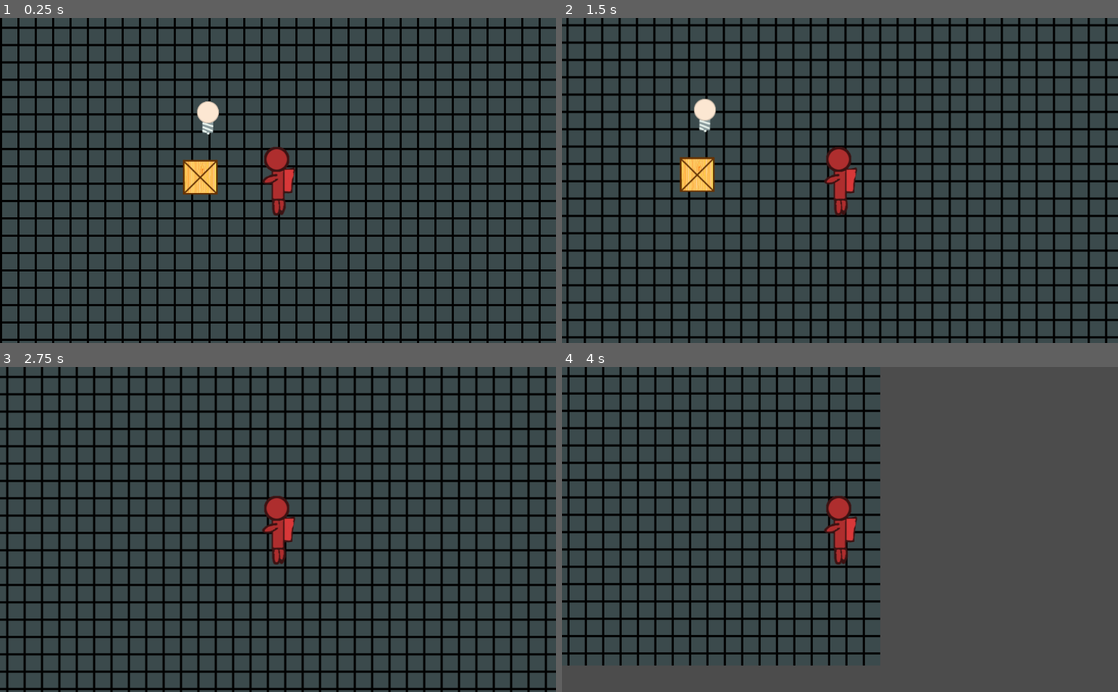
Above: before the commit, frames 1-4 (two rows, left to right).
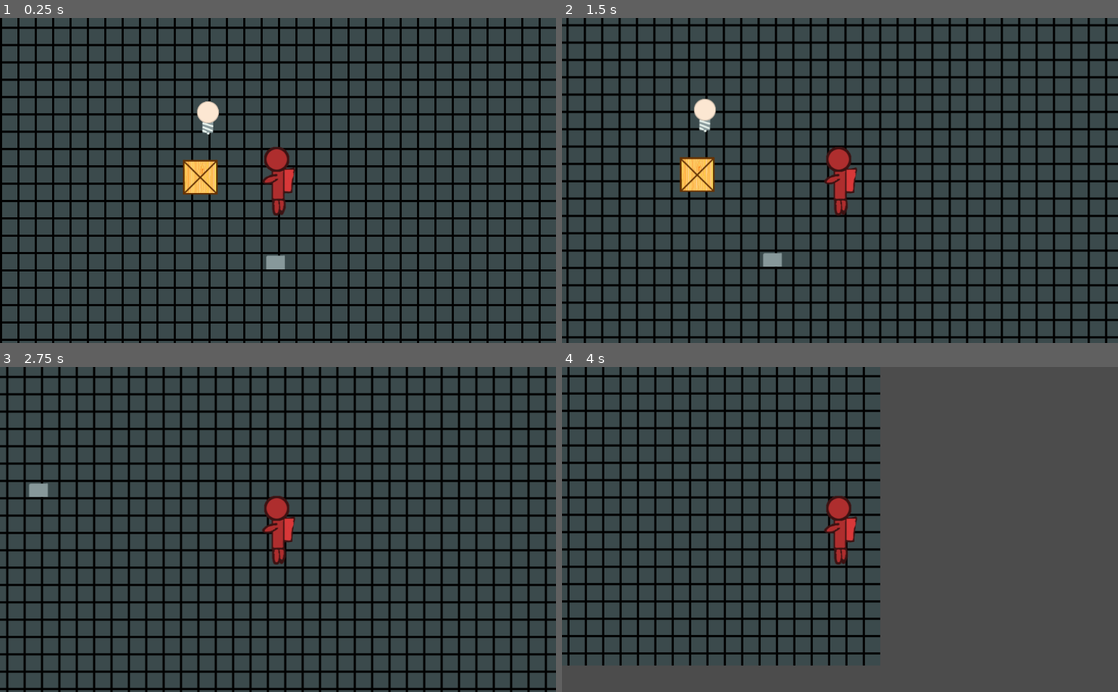
Above: after the commit, the same moments.

Repository: thecyberwraith/cb-gamejam-2021
Game: Godot game, scene res://Levels/Level1/Level1.tscn
Two runs of this game, one before a commit and one after it. Both use one fixed random seed, a clock stepped at 60 frames per second and the inputs below.
Inputs:
- Up to frame 1 (0.25 s): no input
- Up to frame 2 (1.5 s): tap Enter at 0.5 s; hold Right (ui_right) 0.53-1.28 s; tap Space (ui_select) at 0.6, 0.77, 1.07, 1.35 s; hold Down (ui_down) from 1.28 s (still down)
- Up to frame 3 (2.75 s): tap Space (ui_select) at 1.52, 1.82, 2.1 s; release Down (ui_down) at 2.03 s; hold Right (ui_right) from 2.03 s (still down)
- Up to frame 4 (4 s): release Right (ui_right) at 2.78 s; hold Up (ui_up) 2.78-3.53 s; tap Space (ui_select) at 2.85, 3.02, 3.32, 3.6, 3.77 s; hold Left (ui_left) from 3.53 s (still down)

The runs differ from the first frame. In frame 1, 0.1% of the frame differs, in the area x 47-52%, y 73-78%; in frame 2, 0.1%, in the area x 36-40%, y 72-77%; in frame 3, 0.1%; in frame 4, nothing differs.

Commit message:
Made a base for that bulb.

Diff:
--- a/Characters/Astronaut/Astronaut.gd
+++ b/Characters/Astronaut/Astronaut.gd
@@ -9,7 +9,7 @@
 const force = 5
 
 var aimed_direction: Vector2
-var current_interaction: Node2D
+var current_interaction: ConstantlyInteractable
 
 signal on_interactions
 
@@ -21,22 +21,28 @@
 	return mount.transform
 
 func handle_process(_delta):
+	handle_movement(_delta)
+	handle_interactions()
+
+func handle_movement(_delta):
 	var direction: Vector2 = _get_input_direction()
 
 	if direction.length_squared() > 0:
 		apply_impulse(Vector2(0,0), direction*force)
 
+func handle_interactions():
 	var next_interactable = interaction_tracker.find_first_active_interactable(self)
 
 	emit_signal("on_interactions", next_interactable)
 
 	if Input.is_action_just_pressed("ui_select"):
-		if current_interaction != null:
+		if next_interactable != null:
+			# Warning, not sure if we can find ourselves with an interactable that
+			# will try to replace the current while using the current...
+			current_interaction = next_interactable.on_interact(self)
+		elif current_interaction != null:
 			current_interaction.finish_interaction()
 			current_interaction = null
-		elif next_interactable:
-			current_interaction = next_interactable.on_interact(self)
-			print('I interacted with ', next_interactable.interact_text)
 
 func _get_input_direction() -> Vector2:
 	var input_map = {
--- a/Characters/Astronaut/InteractionTracker.gd
+++ b/Characters/Astronaut/InteractionTracker.gd
@@ -11,7 +11,6 @@
 		print('Another error')
 
 func on_area_enter(area) -> void:
-	print('I am detecting...')
 	if not area is InteractableArea:
 		print('It is not interactable')
 		return
--- a/Items/Bulb/Bulb.tscn
+++ b/Items/Bulb/Bulb.tscn
@@ -26,6 +26,8 @@
 [node name="ItemInteractableArea" type="Area2D" parent="."]
 script = ExtResource( 2 )
 interact_text = "Grab Bulb"
+descriptor = "bulb"
+held_descriptor = "bulb"
 
 [node name="CollisionShape2D" type="CollisionShape2D" parent="ItemInteractableArea"]
 position = Vector2( 0, -16 )
--- /dev/null
+++ b/Items/Bulb/BulbBase.gd
@@ -0,0 +1,10 @@
+extends Node2D
+
+onready var bulb: Sprite = get_node("Bulb")
+onready var base: Sprite = get_node("Base")
+onready var interaction = get_node("InteractableBulbBaseArea")
+
+func _ready():
+	bulb.visible = false
+	interaction.connect("on_place_bulb", bulb, "set", ["visible", true])
+	interaction.connect("on_remove_bulb", bulb, "set", ["visible", false])
--- /dev/null
+++ b/Items/Bulb/BulbBase.tscn
@@ -0,0 +1,29 @@
+[gd_scene load_steps=6 format=2]
+
+[ext_resource path="res://Items/Bulb/InteractableBulbBaseArea.gd" type="Script" id=1]
+[ext_resource path="res://Items/Bulb/bulb.png" type="Texture" id=2]
+[ext_resource path="res://Items/Bulb/bulbbase.png" type="Texture" id=3]
+[ext_resource path="res://Items/Bulb/BulbBase.gd" type="Script" id=4]
+
+[sub_resource type="RectangleShape2D" id=1]
+extents = Vector2( 29.6171, 43.0706 )
+
+[node name="BulbBase" type="Node2D"]
+script = ExtResource( 4 )
+
+[node name="Bulb" type="Sprite" parent="."]
+position = Vector2( 0, -32.2707 )
+texture = ExtResource( 2 )
+
+[node name="Base" type="Sprite" parent="."]
+position = Vector2( 0, -32.2707 )
+texture = ExtResource( 3 )
+
+[node name="InteractableBulbBaseArea" type="Area2D" parent="."]
+script = ExtResource( 1 )
+interact_text = "Place Bulb"
+descriptor = "bulb"
+
+[node name="CollisionShape2D" type="CollisionShape2D" parent="InteractableBulbBaseArea"]
+position = Vector2( 0.280624, -42.9341 )
+shape = SubResource( 1 )
--- /dev/null
+++ b/Items/Bulb/InteractableBulbBaseArea.gd
@@ -0,0 +1,44 @@
+extends InteractableArea
+
+class_name InteractableBulbBaseArea
+
+var bulb
+
+const HeldItem = preload("res://Items/HeldItem.tscn")
+
+signal on_place_bulb
+signal on_remove_bulb
+
+func can_interact(astronaut):
+	var player_empty_handed = (astronaut.current_interaction == null)
+	var player_has_bulb = (not player_empty_handed) and astronaut.current_interaction.descriptor == 'bulb'
+	var base_has_bulb = bulb != null
+
+	# Option 1, there is no bulb in the base, but there is a bulb on the player
+	if player_has_bulb and not base_has_bulb:
+		return true
+	# Option 2, there is a bulb in the base and the player isn't carrying anything
+	elif player_empty_handed and base_has_bulb:
+		return true
+
+	return false
+
+func on_interact(astronaut):
+	var held_bulb: HeldItem = astronaut.current_interaction
+
+	if held_bulb != null:
+		print('Placing bulb')
+		bulb = held_bulb.original
+		emit_signal("on_place_bulb")
+		held_bulb.queue_free()
+		interact_text = "Remove Bulb"
+
+		return null
+	else:
+		emit_signal("on_remove_bulb")
+		var item = HeldItem.instance()
+		item.initialize(bulb.get_held_descriptor(), bulb, astronaut)
+		bulb = null
+		interact_text = "Place Bulb"
+
+		return item
--- /dev/null
+++ b/Items/ConstantlyInteractable.gd
@@ -0,0 +1,8 @@
+extends Node2D
+
+class_name ConstantlyInteractable
+
+export var descriptor: String = "Interactable"
+
+func finish_interaction():
+	pass
--- a/Items/HeldItem.gd
+++ b/Items/HeldItem.gd
@@ -1,22 +1,24 @@
-extends Sprite
+extends "res://Items/ConstantlyInteractable.gd"
 
 class_name HeldItem
+
+onready var sprite = get_node("Sprite")
 
 var original
 var astronaut
 
 func _ready():
-	pass
+	sprite.texture = original.get_sprite_texture()
 
-func initialize(item, a_astronaut):
+func initialize(held_descriptor, item, a_astronaut):
 	astronaut = a_astronaut
-	self.original = item
-	self.texture = item.get_sprite_texture()
+	original = item
 
 	astronaut.add_child(self)
 	astronaut.move_child(self, 0)
 
-	self.transform = astronaut.get_mount_transform()
+	transform = astronaut.get_mount_transform()
+	descriptor = held_descriptor
 
 func finish_interaction():
 	original.set_active(true)
--- a/Items/HeldItem.tscn
+++ b/Items/HeldItem.tscn
@@ -3,11 +3,9 @@
 [ext_resource path="res://Items/HeldItem.gd" type="Script" id=1]
 [ext_resource path="res://Items/crate.jpg" type="Texture" id=2]
 
-[node name="HeldItem" type="Sprite"]
+[node name="HeldItem" type="Node2D"]
 position = Vector2( 0, -32.5269 )
-texture = ExtResource( 2 )
 script = ExtResource( 1 )
 
-[node name="Position2D" type="Position2D" parent="."]
-position = Vector2( 0, 32.3501 )
-rotation = -1.56023
+[node name="Sprite" type="Sprite" parent="."]
+texture = ExtResource( 2 )
--- a/Items/InteractableArea.gd
+++ b/Items/InteractableArea.gd
@@ -5,6 +5,7 @@
 onready var shape: CollisionShape2D = get_node("CollisionShape2D")
 
 export var interact_text = 'Interact'
+export var descriptor = 'Item'
 
 func set_interactable(interactable: bool):
 	shape.set_deferred("disabled", !interactable)
--- a/Items/Item.gd
+++ b/Items/Item.gd
@@ -1,3 +1,4 @@
+
 extends RigidBody2D
 
 class_name Item
@@ -19,3 +20,6 @@
 	collider.set_deferred("disabled", !active)
 	interactions.set_interactable(active)
 	visible = active
+
+func get_held_descriptor():
+	return interactions.held_descriptor
--- a/Items/ItemInteractableArea.gd
+++ b/Items/ItemInteractableArea.gd
@@ -3,6 +3,9 @@
 class_name ItemInteractableArea
 
 const HeldItem = preload("res://Items/HeldItem.tscn")
+
+export var held_descriptor: String = 'Held Item'
+
 var item
 
 func initialize(a_item):
@@ -15,6 +18,6 @@
 	item.set_active(false)
 
 	var held_item = HeldItem.instance()
-	held_item.initialize(item, astronaut)
+	held_item.initialize(held_descriptor, item, astronaut)
 
 	return held_item
--- a/Levels/Level1/Level1.tscn
+++ b/Levels/Level1/Level1.tscn
@@ -7,6 +7,7 @@
 [ext_resource path="res://Menus/PauseMenu.tscn" type="PackedScene" id=5]
 [ext_resource path="res://Items/Item.tscn" type="PackedScene" id=6]
 [ext_resource path="res://Items/Bulb/Bulb.tscn" type="PackedScene" id=7]
+[ext_resource path="res://Items/Bulb/BulbBase.tscn" type="PackedScene" id=8]
 
 [node name="Level1" type="Node2D"]
 script = ExtResource( 2 )
@@ -32,3 +33,6 @@
 
 [node name="Bulb" parent="." instance=ExtResource( 7 )]
 position = Vector2( -129, -95 )
+
+[node name="BulbBase" parent="." instance=ExtResource( 8 )]
+position = Vector2( -5, 164 )
--- a/project.godot
+++ b/project.godot
@@ -19,7 +19,12 @@
 "language": "GDScript",
 "path": "res://Levels/AstronautHandler.gd"
 }, {
-"base": "Sprite",
+"base": "Node2D",
+"class": "ConstantlyInteractable",
+"language": "GDScript",
+"path": "res://Items/ConstantlyInteractable.gd"
+}, {
+"base": "Node2D",
 "class": "HeldItem",
 "language": "GDScript",
 "path": "res://Items/HeldItem.gd"
@@ -28,6 +33,11 @@
 "class": "InteractableArea",
 "language": "GDScript",
 "path": "res://Items/InteractableArea.gd"
+}, {
+"base": "InteractableArea",
+"class": "InteractableBulbBaseArea",
+"language": "GDScript",
+"path": "res://Items/Bulb/InteractableBulbBaseArea.gd"
 }, {
 "base": "Area2D",
 "class": "InteractionTracker",
@@ -47,8 +57,10 @@
 _global_script_class_icons={
 "Astronaut": "",
 "AstronautHandler": "",
+"ConstantlyInteractable": "",
 "HeldItem": "",
 "InteractableArea": "",
+"InteractableBulbBaseArea": "",
 "InteractionTracker": "",
 "Item": "",
 "ItemInteractableArea": ""
Binary file added: Items/Bulb/bulbbase.png
Not shown: 1 places in Levels/Level1/Level1.tscn that only renumber resources
Not shown, added: Items/Bulb/bulbbase.xcf
